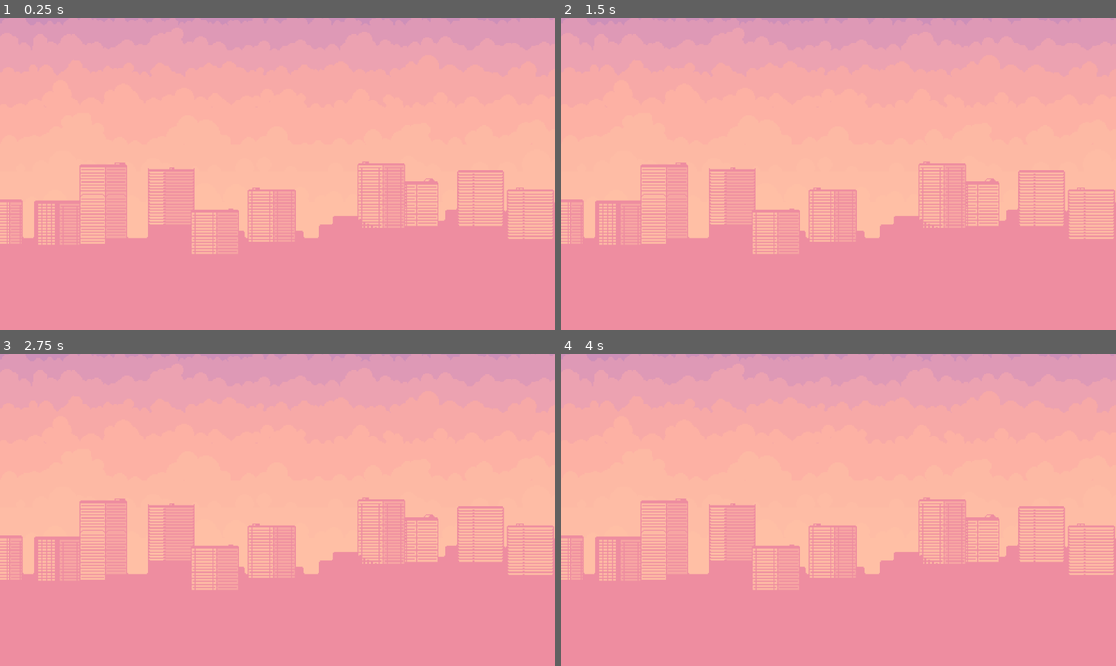
Above: before the commit, frames 1-4 (two rows, left to right).
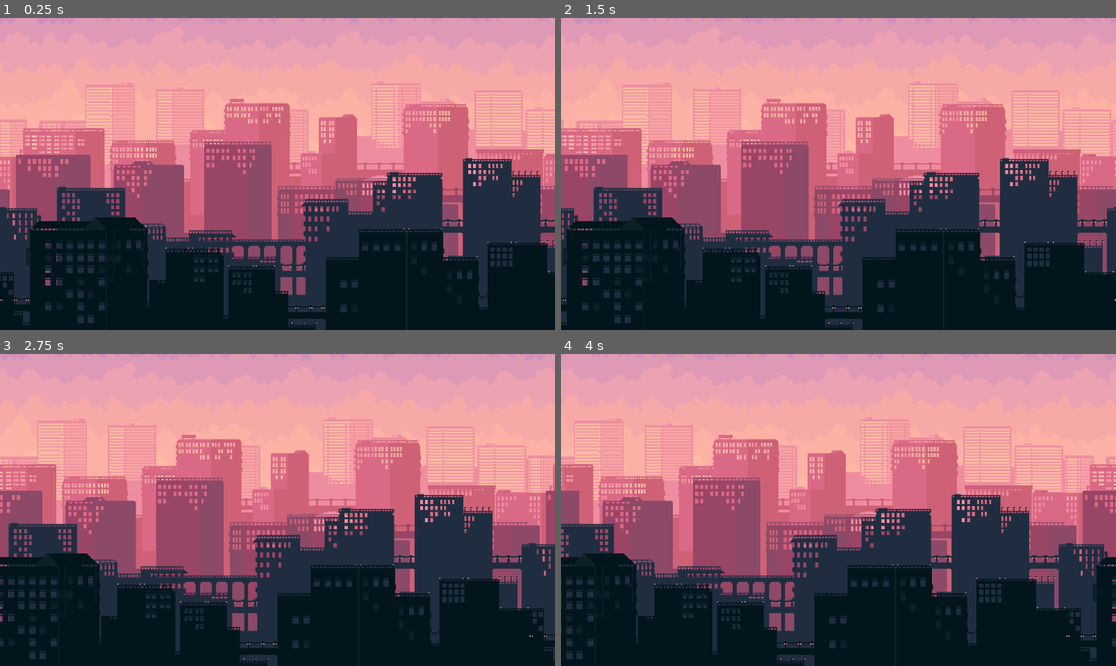
Above: after the commit, the same moments.

Repository: EmaGaleas/proyecto_progra3_p
Game: Godot game, scene res://escenas/parallax_background.tscn
Two runs of this game, one before a commit and one after it. Both use one fixed random seed, a clock stepped at 60 frames per second and the inputs below. Before the commit the project has no main scene; this scene is started directly in both runs.
Inputs:
- Up to frame 1 (0.25 s): no input
- Up to frame 2 (1.5 s): no input
- Up to frame 3 (2.75 s): no input
- Up to frame 4 (4 s): no input

The runs differ from the first frame. In frame 1, 66% of the frame differs, in the area x 0-100%, y 20-100%; in frame 2, 66%; in frame 3, 66%; in frame 4, 66%.

Commit message:
scroll back

Diff:
--- /dev/null
+++ b/escenas/fondo_m.tscn
@@ -0,0 +1,14 @@
+[gd_scene load_steps=2 format=3 uid="uid://bywtbvil6ysv6"]
+
+[ext_resource type="Texture2D" uid="uid://bo0ypxxx027pt" path="res://rec/free-city-backgrounds-pixel-art/city 2/1.png" id="1_q3ax1"]
+
+[node name="fondo_m" type="ParallaxBackground"]
+
+[node name="ParallaxLayer" type="ParallaxLayer" parent="."]
+
+[node name="Sprite2D" type="Sprite2D" parent="ParallaxLayer"]
+texture = ExtResource("1_q3ax1")
+
+[node name="ParallaxLayer2" type="ParallaxLayer" parent="."]
+
+[node name="Sprite2D" type="Sprite2D" parent="ParallaxLayer2"]
--- a/escenas/parallax_background.tscn
+++ b/escenas/parallax_background.tscn
@@ -1,24 +1,87 @@
-[gd_scene load_steps=3 format=3 uid="uid://dh3e2hoso8fli"]
+[gd_scene load_steps=8 format=3 uid="uid://dh3e2hoso8fli"]
 
 [ext_resource type="Texture2D" uid="uid://bo0ypxxx027pt" path="res://rec/free-city-backgrounds-pixel-art/city 2/1.png" id="1_de5n7"]
 [ext_resource type="Texture2D" uid="uid://bioa0og6osakh" path="res://rec/free-city-backgrounds-pixel-art/city 2/2.png" id="2_21byc"]
+[ext_resource type="Texture2D" uid="uid://g2bbg06yn2nn" path="res://rec/free-city-backgrounds-pixel-art/city 2/3.png" id="3_cx742"]
+[ext_resource type="Texture2D" uid="uid://cbift4bu4mkvs" path="res://rec/free-city-backgrounds-pixel-art/city 2/4.png" id="4_y6854"]
+[ext_resource type="Texture2D" uid="uid://fsttw17vlckx" path="res://rec/free-city-backgrounds-pixel-art/city 2/5.png" id="5_0dujw"]
+[ext_resource type="Texture2D" uid="uid://doqfgqul03nq7" path="res://rec/free-city-backgrounds-pixel-art/city 2/6.png" id="6_irvbw"]
 
-[node name="ParallaxBackground" type="ParallaxBackground"]
+[sub_resource type="GDScript" id="GDScript_l4gme"]
+script/source = "extends ParallaxBackground
+
+
+# Called when the node enters the scene tree for the first time.
+func _ready():
+	pass # Replace with function body.
+
+
+# Called every frame. 'delta' is the elapsed time since the previous frame.
+func _process(delta):
+	scroll_offset.x-=40*delta
+
+"
+
+[node name="fondo_menu" type="ParallaxBackground"]
+script = SubResource("GDScript_l4gme")
+
+[node name="ParallaxLayer2" type="ParallaxLayer" parent="."]
+
+[node name="back" type="Sprite2D" parent="ParallaxLayer2"]
+position = Vector2(2, -12)
+scale = Vector2(2.07986, 2.27778)
+texture = ExtResource("1_de5n7")
+centered = false
 
 [node name="ParallaxLayer" type="ParallaxLayer" parent="."]
 texture_filter = 1
+motion_mirroring = Vector2(1200, 0)
 
-[node name="back" type="Sprite2D" parent="ParallaxLayer"]
-position = Vector2(-36, -10)
-scale = Vector2(2.22917, 2.27778)
+[node name="back2" type="Sprite2D" parent="ParallaxLayer"]
+position = Vector2(1, -12)
+scale = Vector2(2.08854, 2.27778)
 texture = ExtResource("1_de5n7")
 centered = false
 
-[node name="ParallaxLayer2" type="ParallaxLayer" parent="."]
-
-[node name="ed" type="Sprite2D" parent="ParallaxLayer2"]
+[node name="ed" type="Sprite2D" parent="ParallaxLayer"]
 texture_filter = 1
-position = Vector2(-16, 170)
-scale = Vector2(2.03125, 2.09259)
+position = Vector2(1, 4)
+scale = Vector2(2.09201, 2.09259)
 texture = ExtResource("2_21byc")
 centered = false
+
+[node name="ed2" type="Sprite2D" parent="ParallaxLayer"]
+texture_filter = 1
+position = Vector2(1, 3)
+scale = Vector2(2.09549, 2.09259)
+texture = ExtResource("3_cx742")
+centered = false
+
+[node name="ed3" type="Sprite2D" parent="ParallaxLayer"]
+texture_filter = 1
+position = Vector2(1, 3.99998)
+scale = Vector2(2.09201, 2.09259)
+texture = ExtResource("4_y6854")
+centered = false
+
+[node name="ed4" type="Sprite2D" parent="ParallaxLayer"]
+texture_filter = 1
+position = Vector2(1, 3.99998)
+scale = Vector2(2.08681, 2.09259)
+texture = ExtResource("5_0dujw")
+centered = false
+
+[node name="ed5" type="Sprite2D" parent="ParallaxLayer"]
+texture_filter = 1
+position = Vector2(1, 3.99998)
+scale = Vector2(2.10069, 2.03086)
+texture = ExtResource("6_irvbw")
+centered = false
+
+[node name="ParallaxLayer3" type="ParallaxLayer" parent="."]
+
+[node name="ParallaxLayer4" type="ParallaxLayer" parent="."]
+
+[node name="ParallaxLayer5" type="ParallaxLayer" parent="."]
+
+[node name="ParallaxLayer6" type="ParallaxLayer" parent="."]
--- a/project.godot
+++ b/project.godot
@@ -11,5 +11,6 @@
 [application]
 
 config/name="proyecto1_progra3"
+run/main_scene="res://escenas/parallax_background.tscn"
 config/features=PackedStringArray("4.1", "Forward Plus")
 config/icon="res://icon.svg"
